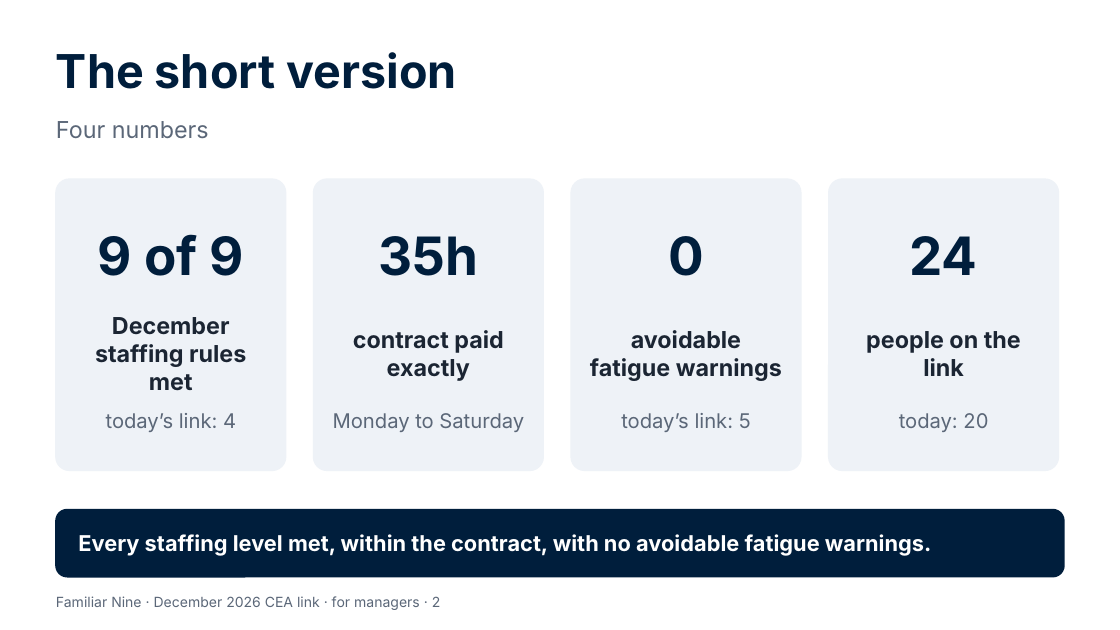
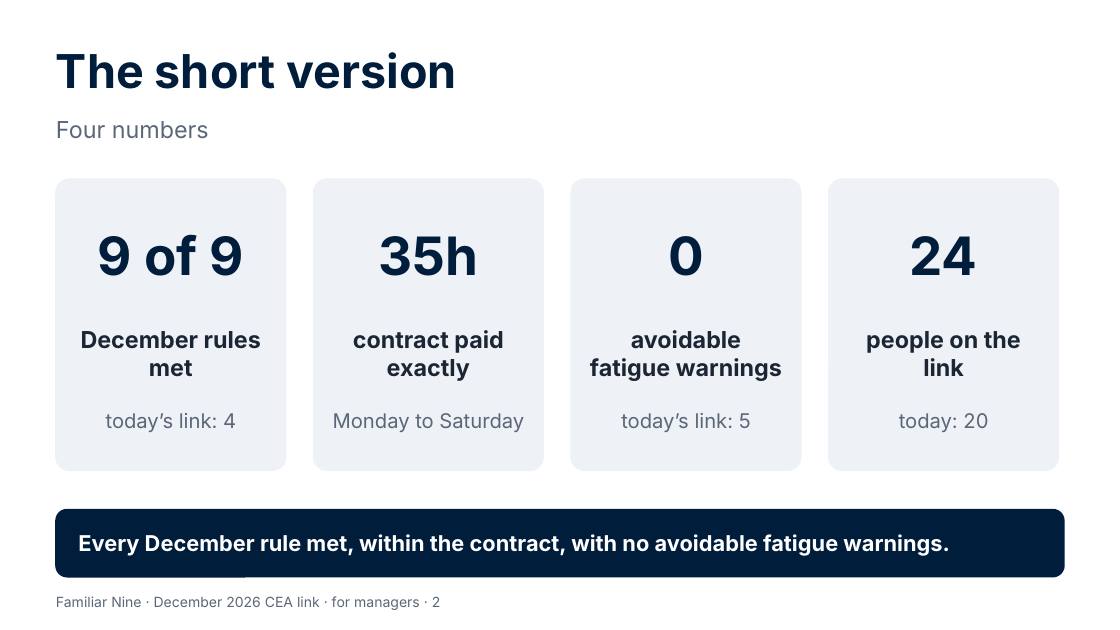
Before and after one commit to Garethdavidmiller/roster-app, a slide deck: slide 2 of docs/proposals/presentations/Familiar-Nine-for-managers.pptx. Drawn at 1120x630 pixels with LibreOffice and Linux fonts; fonts in the diff are those of the drawing. Boxes give left, top, right and bottom in pixels: in the first picture for what was removed or moved away, otherwise in the second. Text is boxed around its words. In the diff, an @@ line names an element or a change of style, - is before the commit and + after.

```diff
--- a/docs/proposals/presentations/Familiar-Nine-for-managers.pptx
+++ b/docs/proposals/presentations/Familiar-Nine-for-managers.pptx
@@ text at <box>81,331,261,377</box>: text changed @@
-December staffing rules met
+December rules met
@@ text at <box>78,534,950,556</box>: text changed @@
-Every staffing level met, within the contract, with no avoidable fatigue warnings.
+Every December rule met, within the contract, with no avoidable fatigue warnings.
```
Also in this commit, not shown: 5 other slides changed, 18 other files.
